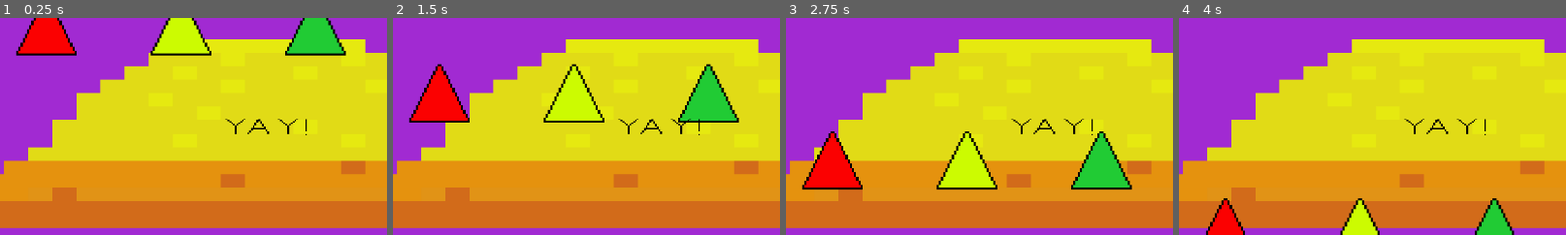
Above: before the commit, frames 1-4 (left to right).
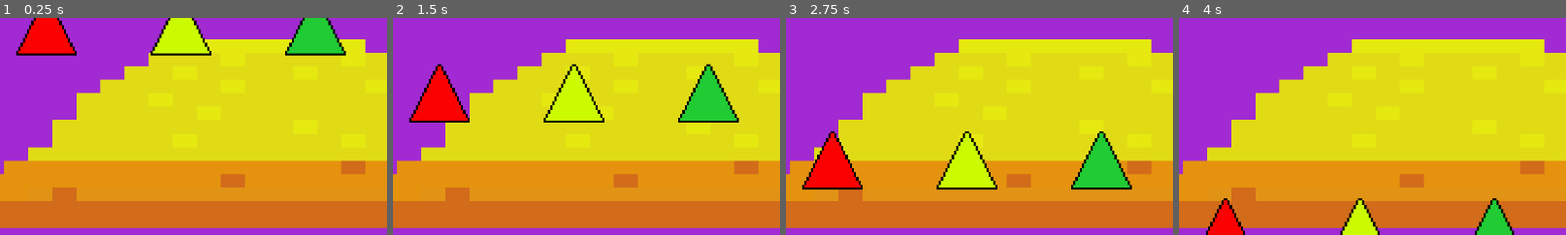
Above: after the commit, the same moments.

Repository: Gus-Kruz/projeto-bixarada
Game: Godot game, scene res://node_2d.tscn
Same seed, same stepped clock (60 frames per second), same inputs: the game is played once before the commit and once after it. The project has no main scene, so this scene is started directly.
Inputs:
- Up to frame 1 (0.25 s): no input
- Up to frame 2 (1.5 s): hold D (direita1) 0.53-1.28 s; hold S (baixo1) from 1.28 s (still down)
- Up to frame 3 (2.75 s): release S (baixo1) at 2.03 s; hold D (direita1) from 2.03 s (still down)
- Up to frame 4 (4 s): release D (direita1) at 2.78 s; hold W (cima1) 2.78-3.53 s; hold A (esquerda1) from 3.53 s (still down)
The pictures show only the part of the screen within x 18-68%, y 1-51%; the shares and areas given below are measured in that part.

The runs differ from the first frame. In frame 1, 0.3% of the frame differs, in the area x 58-80%, y 46-55%; in frame 2, 0.3%; in frame 3, 0.3%; in frame 4, 0.3%.

Commit message:
adiciona mensagem de acerto

Diff:
--- a/mensagem_boa.gd
+++ b/mensagem_boa.gd
@@ -1,11 +1,17 @@
 extends Area2D
-
-
+@export var nota_amarela:Area2D
+@onready var timer: Timer = $Timer
 # Called when the node enters the scene tree for the first time.
 func _ready() -> void:
+	self.visible = false
 	pass # Replace with function body.
 
+func _on_timeout():
+	pass
 
+func on_yipe():
+	self.visible = true
+	pass
 # Called every frame. 'delta' is the elapsed time since the previous frame.
 func _process(delta: float) -> void:
 	pass
--- a/node_2d.tscn
+++ b/node_2d.tscn
@@ -49,9 +49,10 @@
 scale = Vector2(35.79687, 20.0625)
 texture = ExtResource("1_0e48y")
 
-[node name="nota_amarela" type="Area2D" parent="." unique_id=970701782]
+[node name="nota_amarela" type="Area2D" parent="." unique_id=970701782 node_paths=PackedStringArray("mensagem_boa")]
 position = Vector2(481, 1)
 script = ExtResource("2_ir8iy")
+mensagem_boa = NodePath("../mensagem_boa")
 
 [node name="sprite_nota_amarela" type="Sprite2D" parent="nota_amarela" unique_id=969411188]
 texture_filter = 3
@@ -150,15 +151,18 @@
 position = Vector2(0, 5.5)
 shape = SubResource("RectangleShape2D_flf07")
 
-[node name="mensagem_boa" type="Area2D" parent="." unique_id=674733253]
+[node name="mensagem_boa" type="Area2D" parent="." unique_id=674733253 node_paths=PackedStringArray("nota_amarela")]
 position = Vector2(610, 217)
 script = ExtResource("12_0h7mo")
+nota_amarela = NodePath("../nota_amarela")
 
 [node name="Sprite2D" type="Sprite2D" parent="mensagem_boa" unique_id=396944197]
 texture_filter = 3
 position = Vector2(1.9999943, -23.500006)
 scale = Vector2(2.6874998, 1.8906248)
 texture = ExtResource("12_x0ka3")
+
+[node name="Timer" type="Timer" parent="mensagem_boa" unique_id=284956814]
 
 [connection signal="area_entered" from="teclado_amarelo" to="nota_amarela" method="_on_teclado_amarelo_area_entered"]
 [connection signal="area_exited" from="teclado_amarelo" to="nota_amarela" method="_on_teclado_amarelo_area_exited"]
--- a/nota_amarela.gd
+++ b/nota_amarela.gd
@@ -1,15 +1,21 @@
 extends Area2D
-
+@export var mensagem_boa:Area2D
 var BPM = 80
 var cond = 0
 var dentro = false
-var yipe = false
+
+signal yipe
+func _ready() -> void:
+	var mensagem_boa = get_node("../mensagem_boa")
+	yipe.connect(mensagem_boa.on_yipe)
+
+
 
 func _physics_process(delta: float) -> void:
 	position.y += BPM*delta
 	if dentro:
 		if Input.is_action_just_pressed("cima1"):
-			yipe = true
+			yipe.emit()
 			position.y = 1
 			dentro = false
 
@@ -20,5 +26,4 @@
 func _on_teclado_amarelo_area_exited(area: Area2D) -> void:
 	dentro = false
 	position.y = 1
-	yipe = false
 	pass # Replace with function body.
